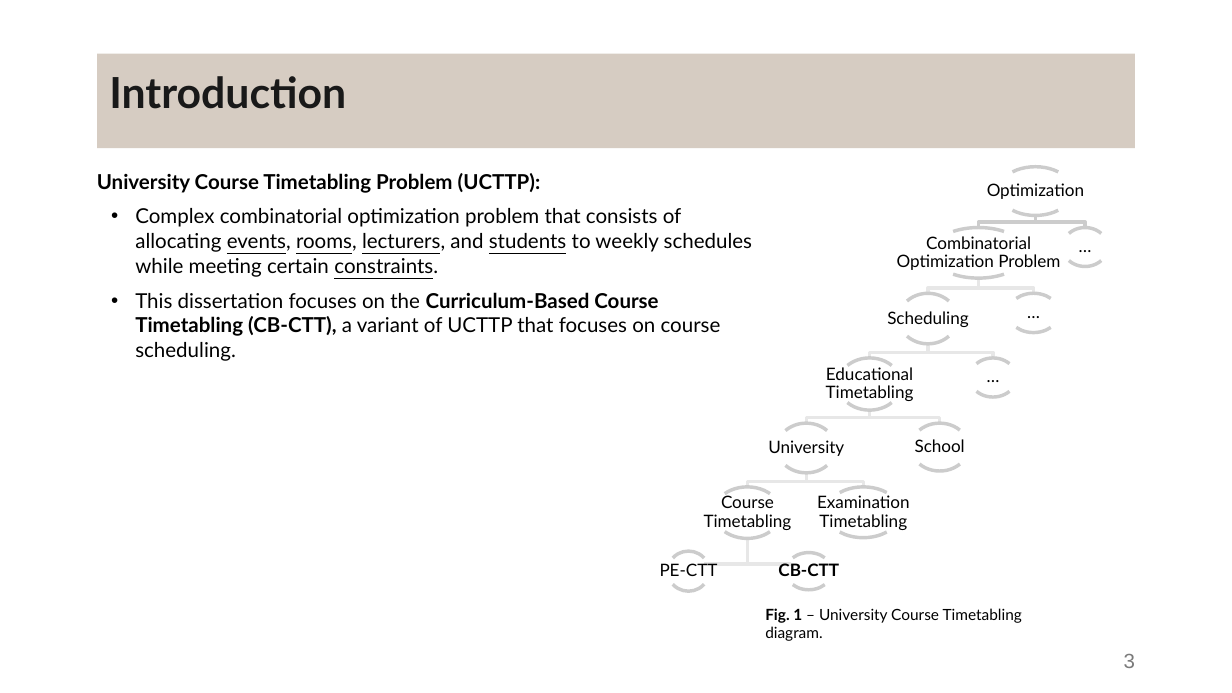
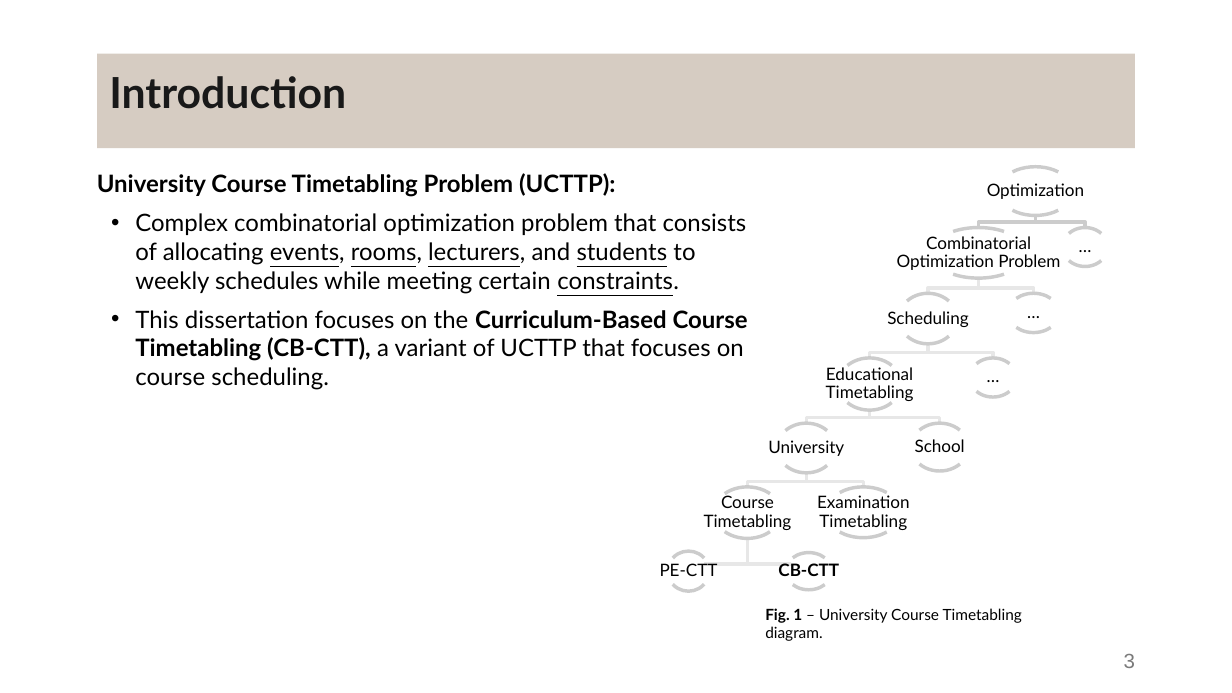
Before and after one commit to DanielaTomas/FCUP-SCHEDULE, a slide deck: slide 3 of Docs/Presentation.pptx. Drawn at 1232x693 pixels with LibreOffice and Linux fonts; fonts in the diff are those of the drawing. Boxes give left, top, right and bottom in pixels: in the first picture for what was removed or moved away, otherwise in the second. Text is boxed around its words. In the diff, an @@ line names an element or a change of style, - is before the commit and + after.

```diff
--- a/Docs/Presentation.pptx
+++ b/Docs/Presentation.pptx
@@ text "University Course Timetabling Problem (UCTTP):" at box(97, 173, 748, 390): size 12 to 14 pt @@
```
Also in this commit, not shown: 19 other slides changed.
